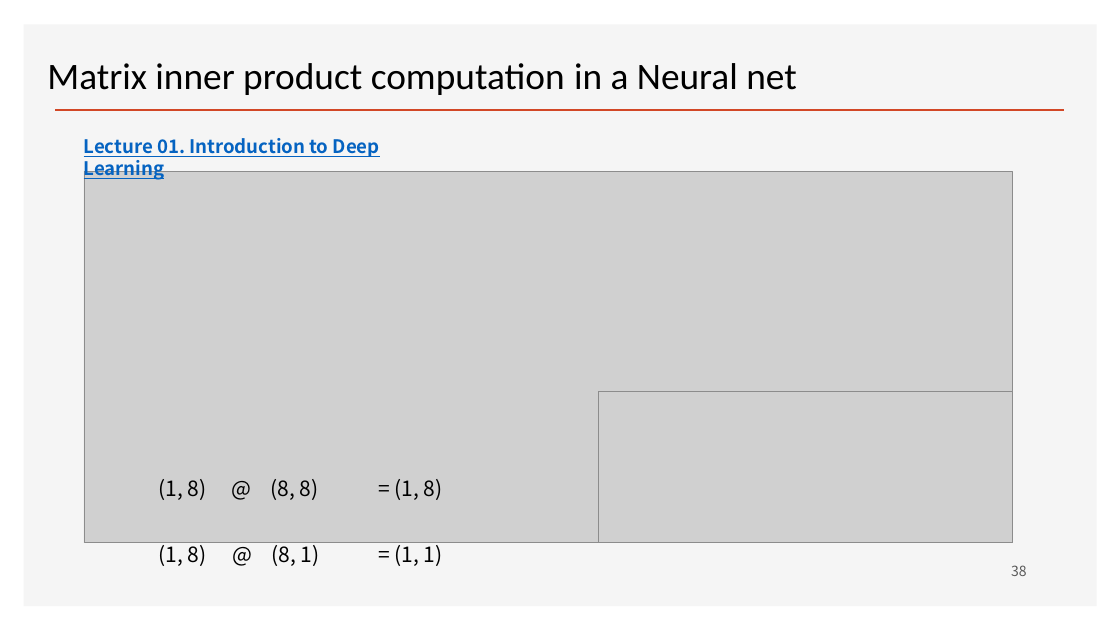
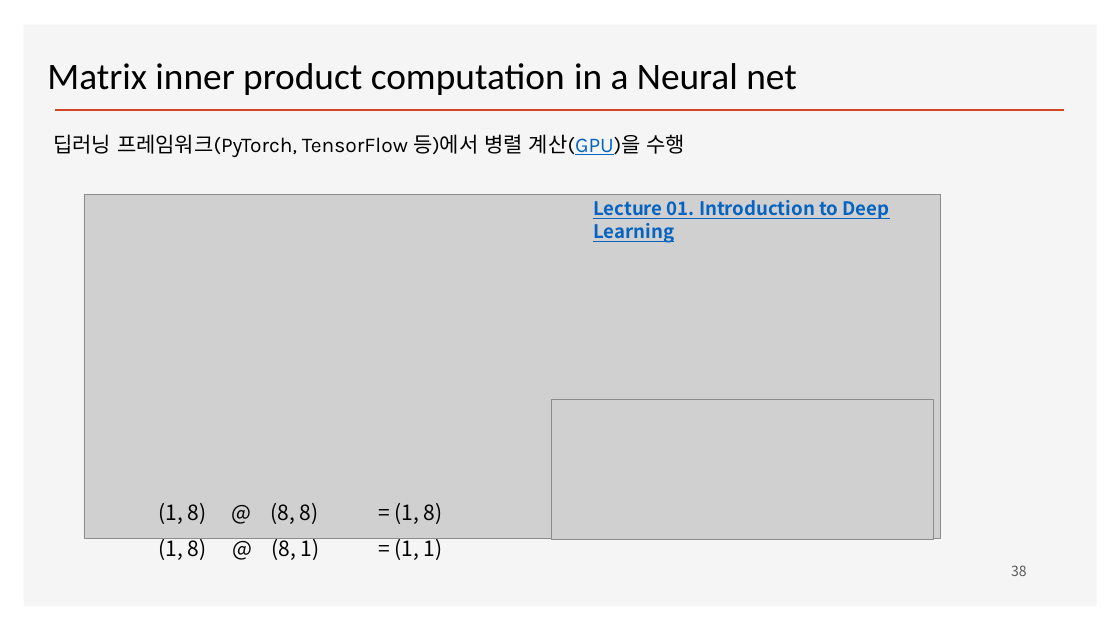
Before and after one commit to ancestor9/mathematics-for-machine-learning, a slide deck: slide 38 of Linear_Algebra/w4_Perceptron_Regression.pptx. Drawn at 1120x630 pixels with LibreOffice and Linux fonts; fonts in the diff are those of the drawing; grey boxes stand for pictures; background and template pictures are left out. Boxes give left, top, right and bottom in pixels: in the first picture for what was removed or moved away, otherwise in the second. Text is boxed around its words. In the diff, an @@ line names an element or a change of style, - is before the commit and + after.

```diff
--- a/Linear_Algebra/w4_Perceptron_Regression.pptx
+++ b/Linear_Algebra/w4_Perceptron_Regression.pptx
@@ text added at [53, 134, 686, 157], 18 pt, text #000000 @@
+딥러닝 프레임워크(PyTorch, TensorFlow 등)에서 병렬 계산(GPU)을 수행
@@ picture: place and size @@
-picture at [84, 171, 1012, 544]
+picture at [84, 195, 941, 539]
@@ text "Lecture 01. Introduction to Deep ...": place and size @@
-text "Lecture 01. Introduction to Deep ..." at [84, 138, 380, 181]
+text "Lecture 01. Introduction to Deep ..." at [593, 200, 890, 243]
@@ picture: place and size @@
-picture at [599, 392, 1012, 544]
+picture at [551, 400, 933, 540]
@@ 3 texts: place and size @@
-3 texts at [158, 479, 443, 500]
+3 texts at [158, 503, 443, 524]
@@ 3 texts: place and size @@
-3 texts at [158, 542, 443, 566]
+3 texts at [158, 538, 443, 560]
```
